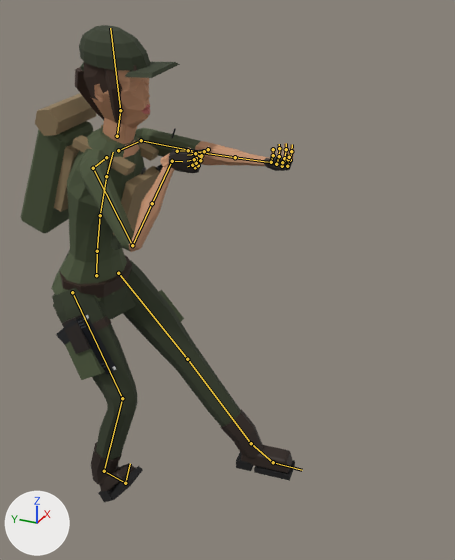
The glTF model output/survivors/unarmed/jake_female_unarmed.glb, before and after one commit.
One viewpoint serves both versions: a 50 mm camera at (-1.582, -0.81, 1.734) aimed at (0.026, -0.086, 0.93). Every picture has the same lights, and +X, +Y and +Z are marked at lower left. The older version comes first. Both versions are drawn at frame 0 of the action 'Rifle_Crouch_Aim'; the numbers are the values there. The bones that change, and the others that lie on the model, are drawn over the model as lines.

The first picture shows 'Jake_Female_Backpack', 'Jake_Female_Body', 'Jake_Female_Holster_Pistol'.
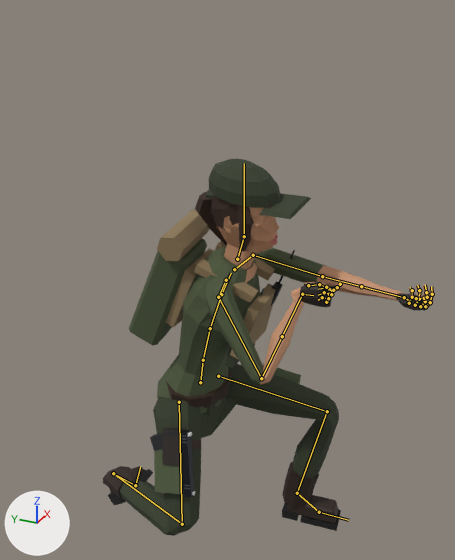
Boxes (x1, y1, x2, y2) around the edits, measured in the pictures (455 x 560 px):
'Jake_Female_Body', posed (36% wider, 21% shorter): before (51, 25, 295, 502); after (103, 159, 434, 536)
'Jake_Female_Backpack', posed (6% wider): before (21, 93, 97, 234); after (129, 210, 210, 346)
'Jake_Female_Holster_Pistol', posed (26% narrower, 11% taller): before (56, 314, 117, 374); after (150, 430, 195, 497)
bone 'mixamorig:Hips', root to tip: before (96, 275) to (97, 251); after (200, 382) to (203, 360)
bone 'mixamorig:LeftUpLeg', root to tip: before (118, 273) to (187, 359); after (218, 376) to (327, 411)
bone 'mixamorig:LeftLeg', root to tip: before (187, 359) to (251, 443); after (327, 411) to (297, 493)
bone 'mixamorig:LeftFoot', root to tip: before (251, 443) to (273, 462); after (297, 493) to (319, 512)
bone 'mixamorig:RightUpLeg', root to tip: before (72, 292) to (122, 398); after (179, 402) to (182, 524)
bone 'mixamorig:RightLeg', root to tip: before (122, 398) to (104, 471); after (182, 524) to (113, 473)
bone 'mixamorig:RightFoot', root to tip: before (104, 471) to (125, 483); after (113, 473) to (135, 485)

What the commit changed:
Bone 'mixamorig:Hips' (bone_mixamorig_hips) moves from (0.0, 0.0, -0.382) to (0.0, -0.339, -0.017).
Bone 'mixamorig:LeftUpLeg' (bone_mixamorig_leftupleg) turns from (53, -16, -2) to (82, -19, 29) degrees about its own x, y and z.
Bone 'mixamorig:LeftLeg' (bone_mixamorig_leftleg) turns from (2, 0, 0) to (-86, -32, -9) degrees about its own x, y and z.
Bone 'mixamorig:LeftFoot' (bone_mixamorig_leftfoot) turns from (-43, -1, 6) to (9, -3, 6) degrees about its own x, y and z.
Bone 'mixamorig:RightUpLeg' (bone_mixamorig_rightupleg) turns from (43, -14, -11) to (30, -9, -30) degrees about its own x, y and z.
Bone 'mixamorig:RightLeg' (bone_mixamorig_rightleg) turns from (-43, 4, 9) to (-66, 9, 102) degrees about its own x, y and z.
Bone 'mixamorig:RightFoot' (bone_mixamorig_rightfoot) turns from (50, 6, -8) to (92, 21, -75) degrees about its own x, y and z.
